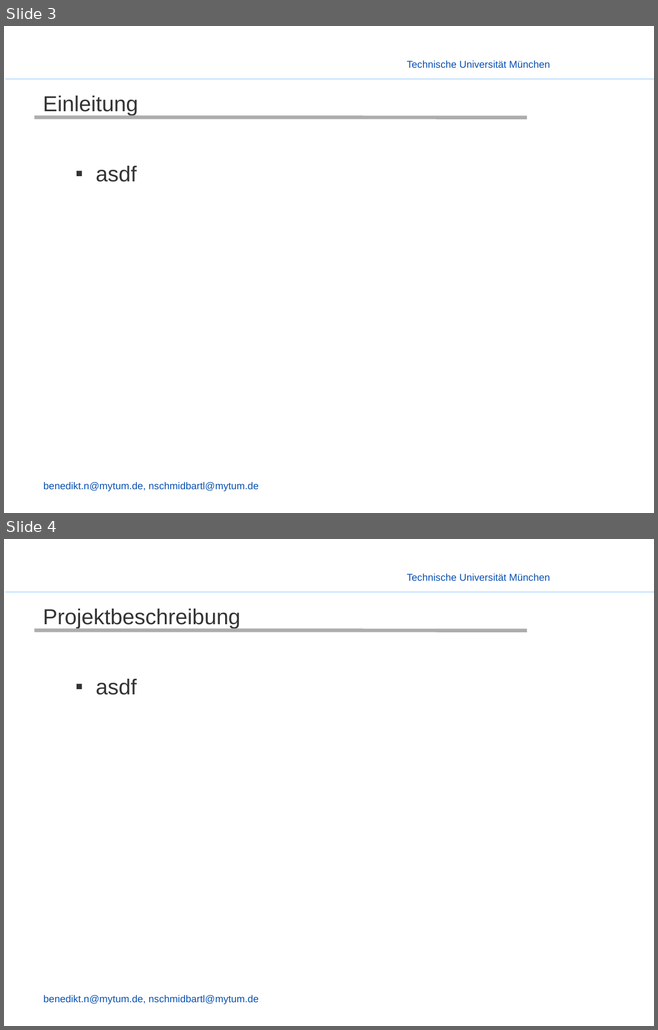
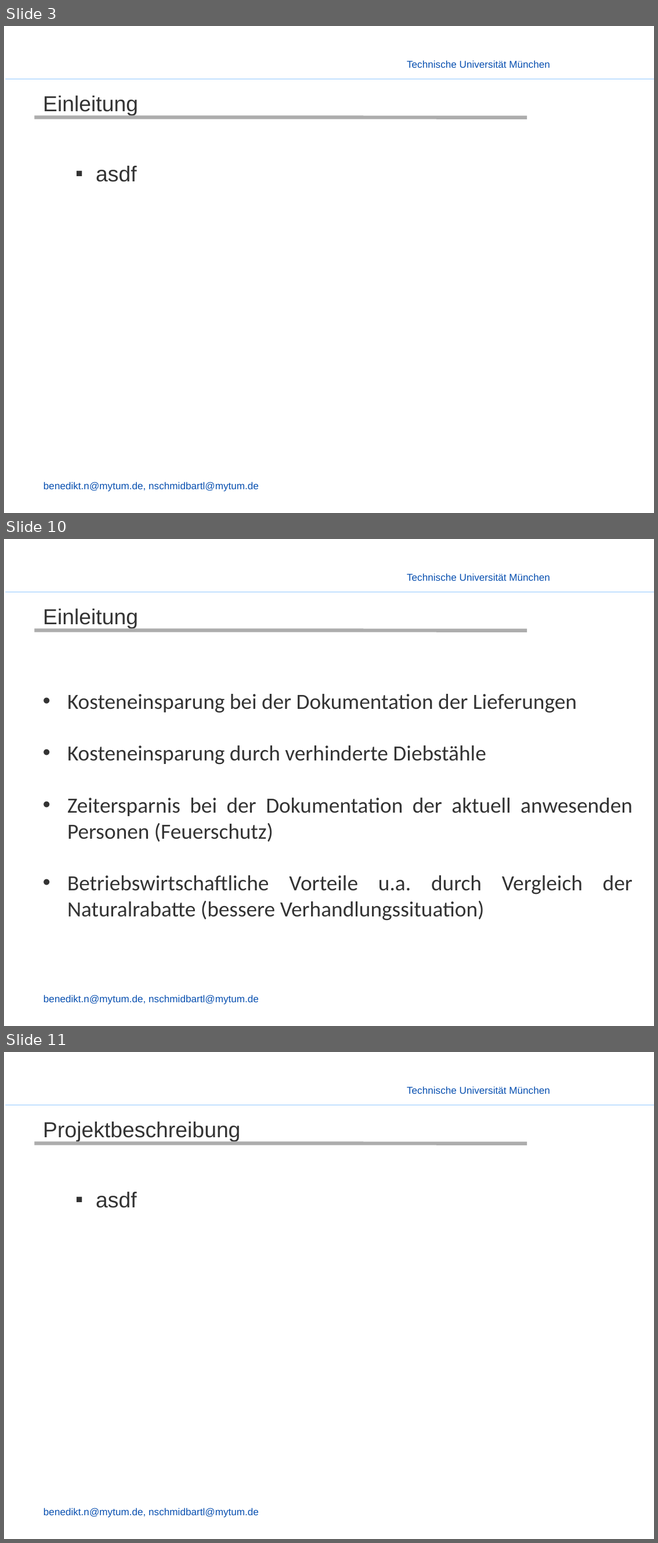
Before and after one commit to enjayes/logistikapp, a slide deck: Präsentation/Presentation - Nobbi.pptx. Shown one above the other, each under a label of ours: slides 3 and 4 before the commit, slides 3, 10 and 11 after it; the slides between them are not shown. The pictures are 658x1030 and 658x1543 pixels, drawn with LibreOffice and Linux fonts; fonts in the diff are those of the drawing; background and template pictures are left out. Boxes give left, top, right and bottom in pixels: in the first picture for what was removed or moved away, otherwise in the second. Text is boxed around its words. In the diff, an @@ line names an element or a change of style, - is before the commit and + after.

```diff
--- a/Präsentation/Presentation - Nobbi.pptx
+++ b/Präsentation/Presentation - Nobbi.pptx
@@ slide 10 added at (4,539,654,1026), background picture (left out); not listed: 3 template elements that a slide beside it also shows @@
@@ title added at (43,609,138,629), 24 pt, text #333333 @@
+Einleitung
@@ line added from (35, 631) to (527, 631), #ADADAD 4 pt @@
@@ text added at (67,694,632,921), 24 pt, text #333333 @@
+• Kosteneinsparung bei der Dokumentation der Lieferungen
+• Kosteneinsparung durch verhinderte Diebstähle
+• Zeitersparnis bei der Dokumentation der aktuell anwesenden Personen (Feuerschutz)
+• Betriebswirtschaftliche Vorteile u.a. durch Vergleich der Naturalrabatte (bessere Verhandlungssituation)
@@ what was slide 4 is now slide 11 @@
```
Also in this commit, not shown: 1 slide changed, 6 other slides added.
